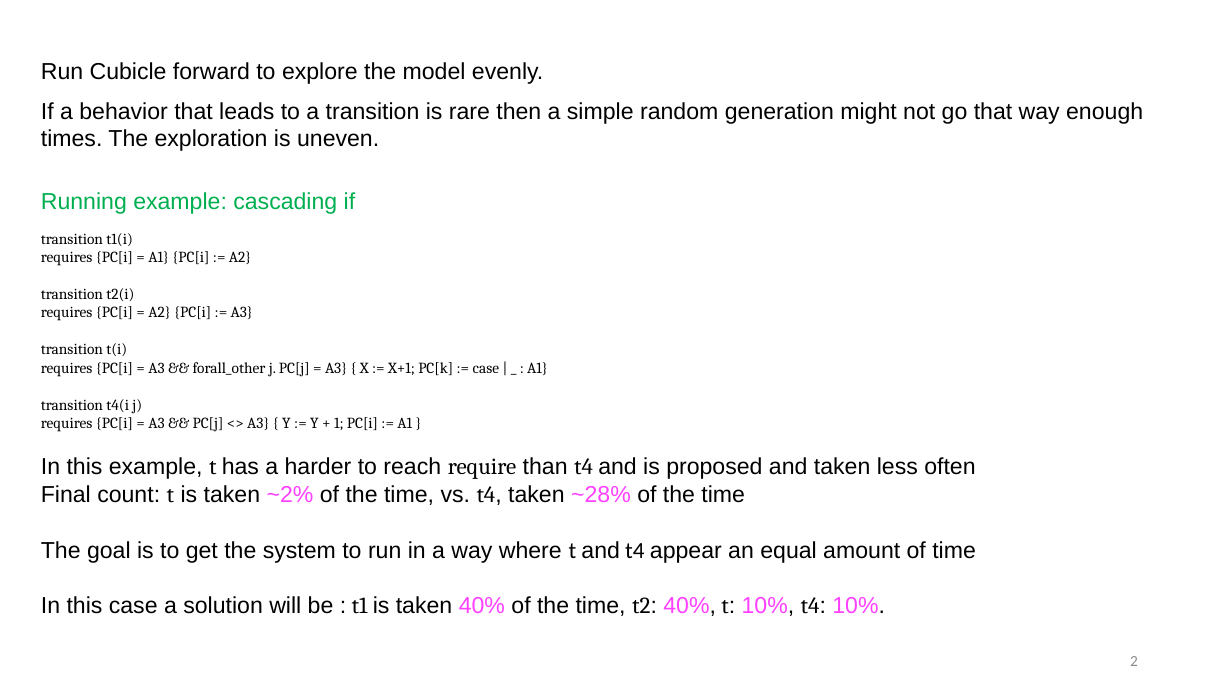
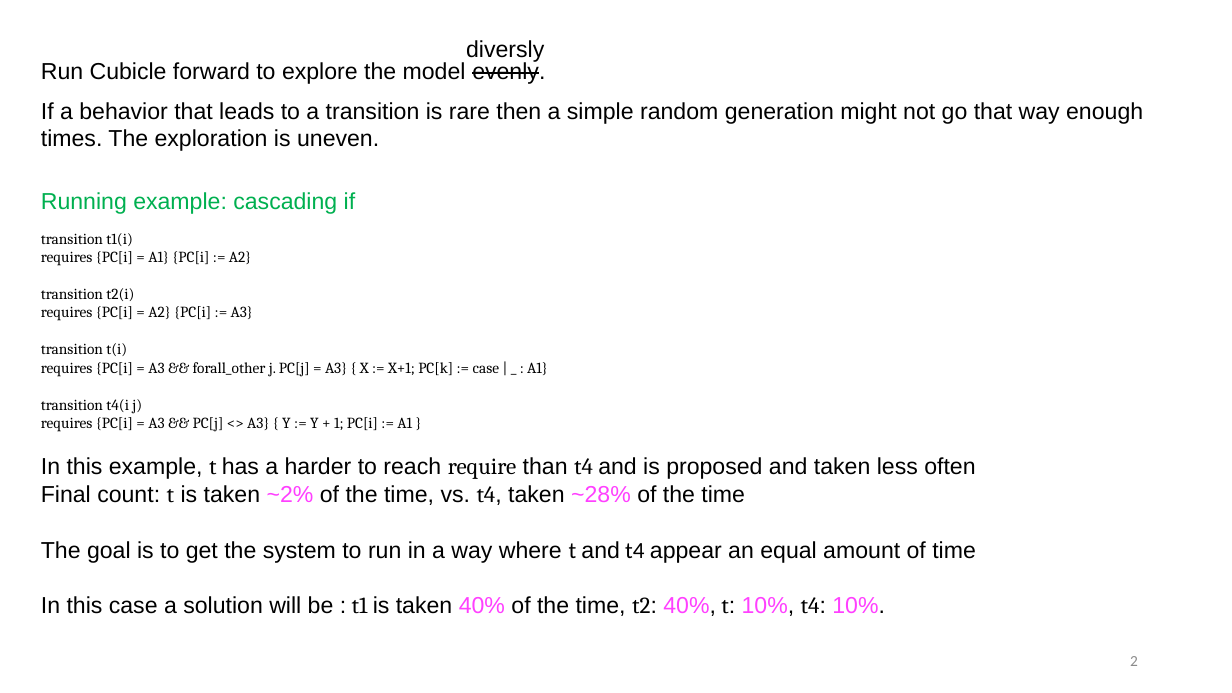
Before and after one commit to cubicle-model-checker/cubicle, a slide deck: slide 2 of mcmc_method.pptx. Drawn at 1232x693 pixels with LibreOffice and Linux fonts; fonts in the diff are those of the drawing. Boxes give left, top, right and bottom in pixels: in the first picture for what was removed or moved away, otherwise in the second. Text is boxed around its words. In the diff, an @@ line names an element or a change of style, - is before the commit and + after.

Commit message:
modified pptx

```diff
--- a/mcmc_method.pptx
+++ b/mcmc_method.pptx
@@ text added at (x1=466, y1=40, x2=544, y2=63), 18 pt, text #000000 @@
+diversly
@@ text at (x1=41, y1=60, x2=545, y2=84): strikethrough on in "evenly." @@
```
Also in this commit, not shown: 1 other slide changed, 1 slide added.
